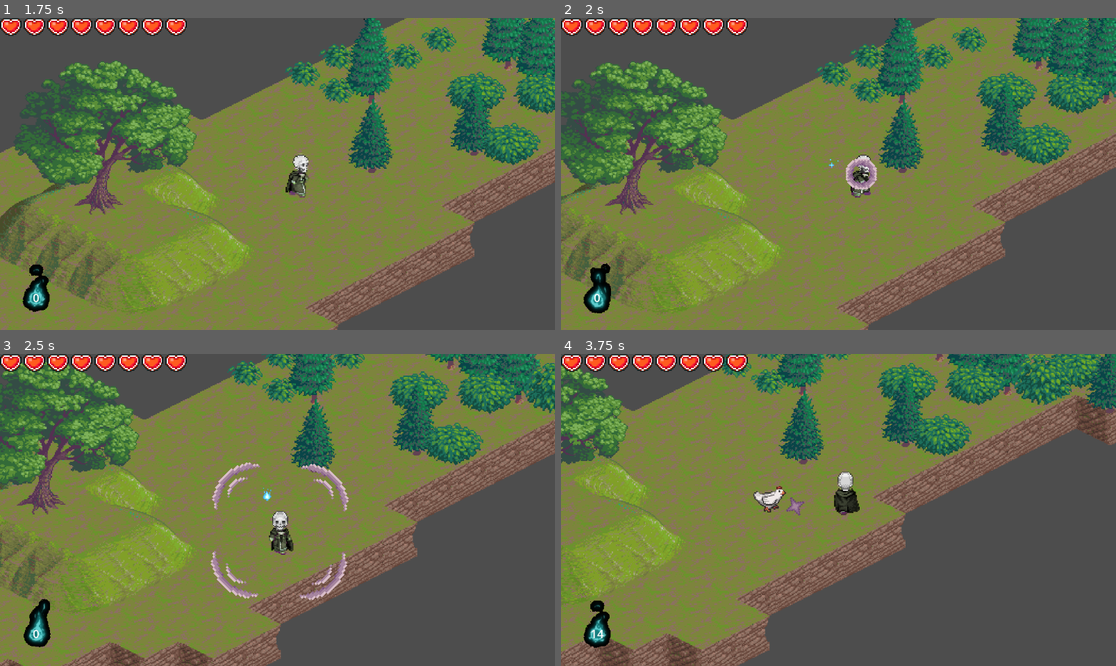
Above: before the commit, frames 1-4 (two rows, left to right).
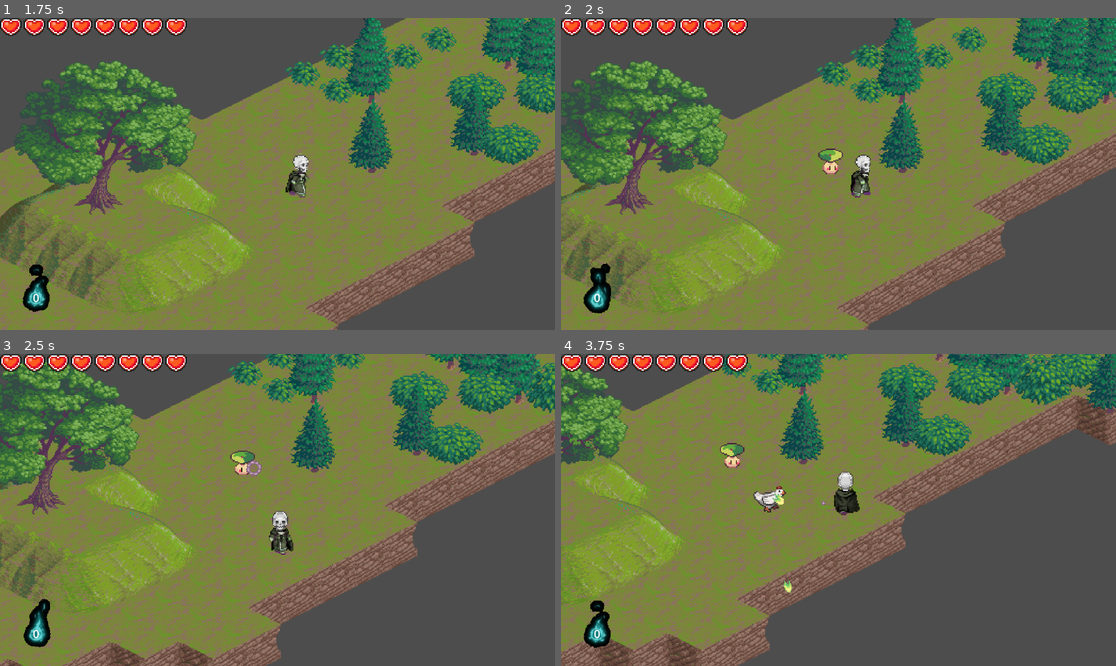
Above: after the commit, the same moments.

Repository: XMNNguyen/ECS179
Game: Godot game, scene res://Scenes/Starting_Menu.tscn
Same seed, same stepped clock (60 frames per second), same inputs: the game is played once before the commit and once after it.
Inputs:
- Up to frame 1 (1.75 s): click "Start" at 0.5 s; hold D (right) from 1.28 s (still down)
- Up to frame 2 (2 s): keep holding D (right)
- Up to frame 3 (2.5 s): release D (right) at 2.03 s; hold S (down) from 2.03 s (still down)
- Up to frame 4 (3.75 s): release S (down) at 2.78 s; hold D (right) 2.78-3.53 s; hold W (up) from 3.53 s (still down)

Frame 1 is identical in both runs. In frame 2, 0.6% of the frame differs, in the area x 46-57%, y 41-56%; in frame 3, 1.5%, in the area x 37-63%, y 30-79%; in frame 4, 0.5%.

Commit message:
added needed soul count to unlock wave bullet

Diff:
--- a/ecs179_project/Scripts/player.gd
+++ b/ecs179_project/Scripts/player.gd
@@ -143,7 +143,7 @@
 			fire_standard(closest_enemy_position)
 
 		# FIRE WAVE WEAPON
-		if _wave_weapon_timer.is_stopped():
+		if _wave_weapon_timer.is_stopped() && souls_count.souls >= 100:
 			fire_wave(closest_enemy_position)
 
 
@@ -166,13 +166,14 @@
 
 # fires the wave bullet attack
 func fire_wave(enemy_position: Vector2) -> void:
+	# directions to fire the wave in
 	var fire_directions: Array[Vector2] = [
 											Vector2(0.75, 0.75),
 											Vector2(-0.75, 0.75),
 											Vector2(0.75, -0.75),
 											Vector2(-0.75, -0.75),
 										]
-
+	# fire 1 wave bullet in each of the specified directions
 	for fire_direction in fire_directions:
 		var new_bullet := wave_bullet.instantiate() as WaveBullet
 		new_bullet.velocity = fire_direction * wave_bullet_speed
